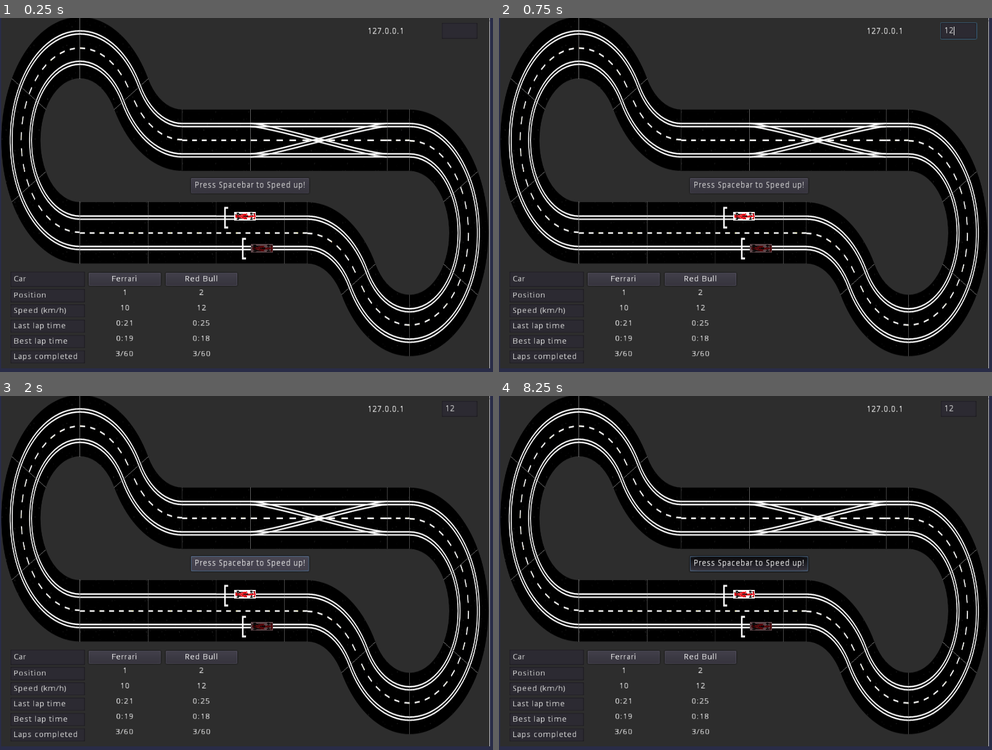
Above: before the commit, frames 1-4 (two rows, left to right).
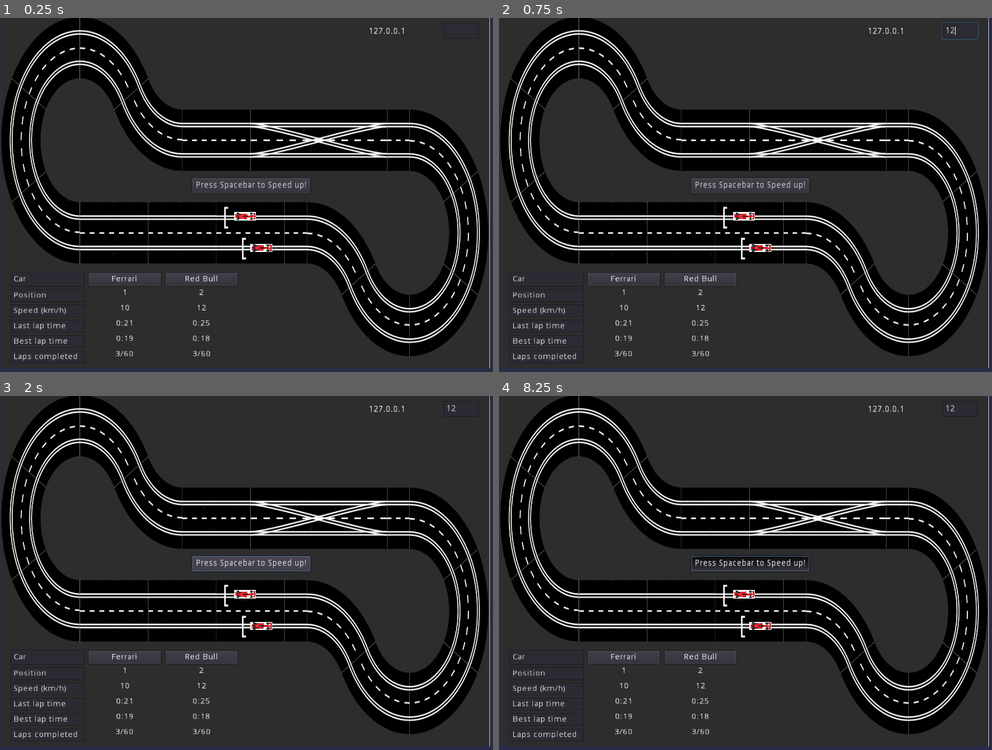
Above: after the commit, the same moments.

Repository: SOG-slotracer/SlotRacer
Game: Godot game, scene res://level.tscn
Same seed, same stepped clock (60 frames per second), same inputs: the game is played once before the commit and once after it.
Inputs (mouse positions are in pixels of both pictures, inside the frame that each line leads up to):
- Up to frame 1 (0.25 s): no input
- Up to frame 2 (0.75 s): click (957, 32) at 0.52 s; type "12" at 0.6 s
- Up to frame 3 (2 s): click "Press Spacebar to Speed up!" at 1.25 s
- Up to frame 4 (8.25 s): click "Press Spacebar to Speed up!" at 2 s; click "Press Spacebar to Speed up!" at 2.75 s; tap Enter at 3.5, 5, 6.5 s; move the mouse to (853, 562) at 3.52 s; hold Space 3.53-4.28 s; move the mouse to (646, 597) at 4.27 s; click (646, 597) at 4.35 s; tap Space at 4.52, 4.55, 4.82, 6.02, 6.05, 6.32, 7.52, 7.55, 7.82 s; move the mouse to (794, 498) at 5.02 s; hold Space 5.03-5.78 s; move the mouse to (720, 654) at 5.77 s; click (720, 654) at 5.85 s; move the mouse to (893, 636) at 6.52 s; hold Space 6.53-7.28 s; move the mouse to (597, 526) at 7.27 s; click (597, 526) at 7.35 s; move the mouse to (770, 580) at 8.02 s; hold Space from 8.03 s (still down)

The runs differ from the first frame. In frame 1, 0.4% of the frame differs, in the area x 38-82%, y 2-67%; in frame 2, 0.5%; in frame 3, 0.4%; in frame 4, 0.5%, in the area x 38-93%, y 2-67%.

Commit message:
add multithreading in python

Diff:
--- /dev/null
+++ b/2D Navigation Demo/Character.gd
@@ -0,0 +1,16 @@
+extends Sprite
+
+
+# Declare member variables here. Examples:
+# var a = 2
+# var b = "text"
+
+
+# Called when the node enters the scene tree for the first time.
+func _ready():
+	pass
+
+
+# Called every frame. 'delta' is the elapsed time since the previous frame.
+#func _process(delta):
+#	pass
--- a/2D Navigation Demo/level.tscn
+++ b/2D Navigation Demo/level.tscn
@@ -1,9 +1,10 @@
-[gd_scene load_steps=6 format=2]
+[gd_scene load_steps=7 format=2]
 
 [ext_resource path="res://navigation.gd" type="Script" id=1]
 [ext_resource path="res://map.png" type="Texture" id=2]
 [ext_resource path="res://character.png" type="Texture" id=3]
 [ext_resource path="res://ServerIP.gd" type="Script" id=4]
+[ext_resource path="res://Character.gd" type="Script" id=5]
 
 [sub_resource type="NavigationPolygon" id=1]
 vertices = PoolVector2Array( 604.558, 217.685, 673.704, 216.839, 683.875, 217.131, 677.659, 225.358, 665.793, 225.066,  …(7903 unchanged characters)…
@@ -28,6 +29,7 @@
 scale = Vector2( 0.03, 0.03 )
 texture = ExtResource( 3 )
 offset = Vector2( 0, -26 )
+script = ExtResource( 5 )
 
 [node name="Camera2D" type="Camera2D" parent="."]
 position = Vector2( 2.3327, 1.16634 )
@@ -37,9 +39,9 @@
 smoothing_enabled = true
 
 [node name="Control" type="Control" parent="."]
-margin_left = -2.0
+margin_left = -0.412598
 margin_top = 1.0
-margin_right = 824.0
+margin_right = 825.587
 margin_bottom = 545.0
 __meta__ = {
 "_edit_use_anchors_": false
@@ -78,8 +80,7 @@
 }
 
 [node name="Car2" type="Sprite" parent="."]
-self_modulate = Color( 0.368627, 0.278431, 0.294118, 1 )
-position = Vector2( 447.612, 375.452 )
+position = Vector2( 446.612, 374.658 )
 scale = Vector2( 0.03, 0.03 )
 texture = ExtResource( 3 )
 
--- a/2D Navigation Demo/navigation.gd
+++ b/2D Navigation Demo/navigation.gd
@@ -3,6 +3,7 @@
 export(float) var character_speed = 30000.0 #Pixels / second
 var path = []
 var socket
+var socket2
 var destination
 var position_array
 var x = 0
@@ -11,6 +12,8 @@
 #var server_ip = "192.168.2.42"
 var server_ip ="127.0.0.1"
 var port = 4242
+var port2 = 2500
+#var last_point = (["419.919","324.138"])
 
 onready var dynamicTrack2DLine = $DynamicTrackLayer/Line2D
 
@@ -40,14 +43,14 @@
 					  #depending on state of the computer at a given time
 	var walk_distance = character_speed * delta #this thus gives pixels/frame
 	move_along_path(walk_distance)
-	var data:String = (socket.get_packet().get_string_from_ascii())
+	var data:String = (socket2.get_packet().get_string_from_ascii())
 
 	if data:
 		position_array = data.rsplit(",", true, 1)
 		x = position_array[0]
 		y = position_array[1]
 		position = Vector2(x, y)
-		_update_navigation_path($Character.position, position)
+		_update_navigation_path($Car2.position, position)
 		print("position: ")
 		print(position)
 
@@ -55,9 +58,9 @@
 	thread.wait_to_finish()
 
 func _thread_function(userdata):
-	print("A new thread for communication is created ", socket)
+	print("A new thread for communication is created ", socket2)
 	while true:
-		var data:String = (socket.get_packet().get_string_from_ascii())
+		var data:String = (socket2.get_packet().get_string_from_ascii())
 		print(data)
 		if data:
 			position_array = data.rsplit(",", true, 6)
@@ -70,7 +73,7 @@
 				$GridContainer/BestLapCar1.text = position_array[5]
 				$GridContainer/ProgressCar1.text = position_array[6]
 
-			_update_navigation_path($Character.position, Vector2(x, y))
+			_update_navigation_path($Car2.position, Vector2(x, y))
 			#dynamicTrack2DLine.add_point(Vector2(x, y))
 
 
@@ -86,25 +89,26 @@
 
 
 func move_along_path(distance): #Distance is pixels required to be traversed in this frame
-	var last_point = $Character.position
+	var last_point = $Car2.position
 	while path.size(): #Path is an array of points that led us to the current position
 		#print(distance)
 		var distance_between_points = last_point.distance_to(path[0])
 		#print(distance_between_points)
 		# The position to move to falls between two points.
 		if distance <= distance_between_points:
-			$Character.position = last_point.linear_interpolate(path[0], distance / distance_between_points)
+			$Car2.position = last_point.linear_interpolate(path[0], distance / distance_between_points)
 			return
 		# The position is past the end of the segment.
 		distance -= distance_between_points
 		last_point = path[0]
 		path.remove(0)
+		print(path)
 		#socket.put_packet("lol".to_ascii())
 		if Input.is_key_pressed(KEY_SPACE):
 			print("space")
-			socket.put_packet("1".to_ascii())
+			socket2.put_packet("1".to_ascii())
 	# The character reached the end of the path.
-	$Character.position = last_point
+	$Car2.position = last_point
 	set_process(false)
 
 
@@ -123,6 +127,9 @@
 	socket = PacketPeerUDP.new()
 	socket.set_dest_address(server_ip, port)
 	socket.put_packet("What are you doing".to_ascii())
+	socket2 = PacketPeerUDP.new()
+	socket2.set_dest_address(server_ip, 2500)
+	socket2.put_packet("What are you doing part2".to_ascii())
 	return
 
 
Not shown, changed: Server_Pi.py
